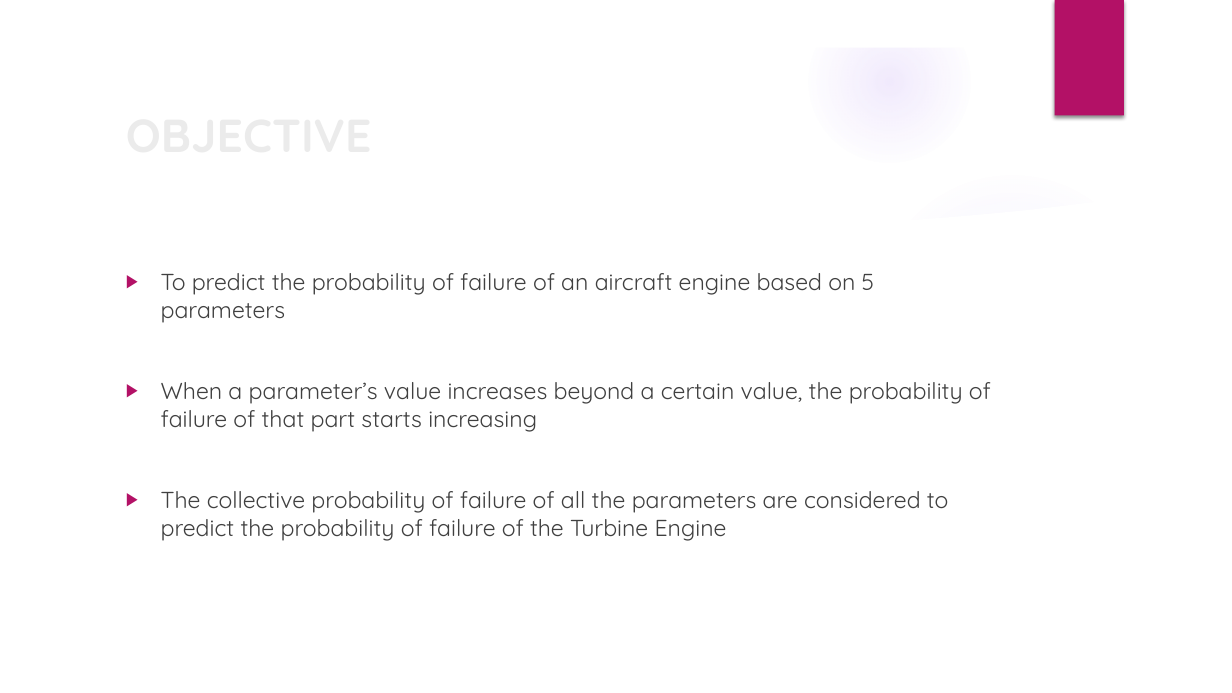
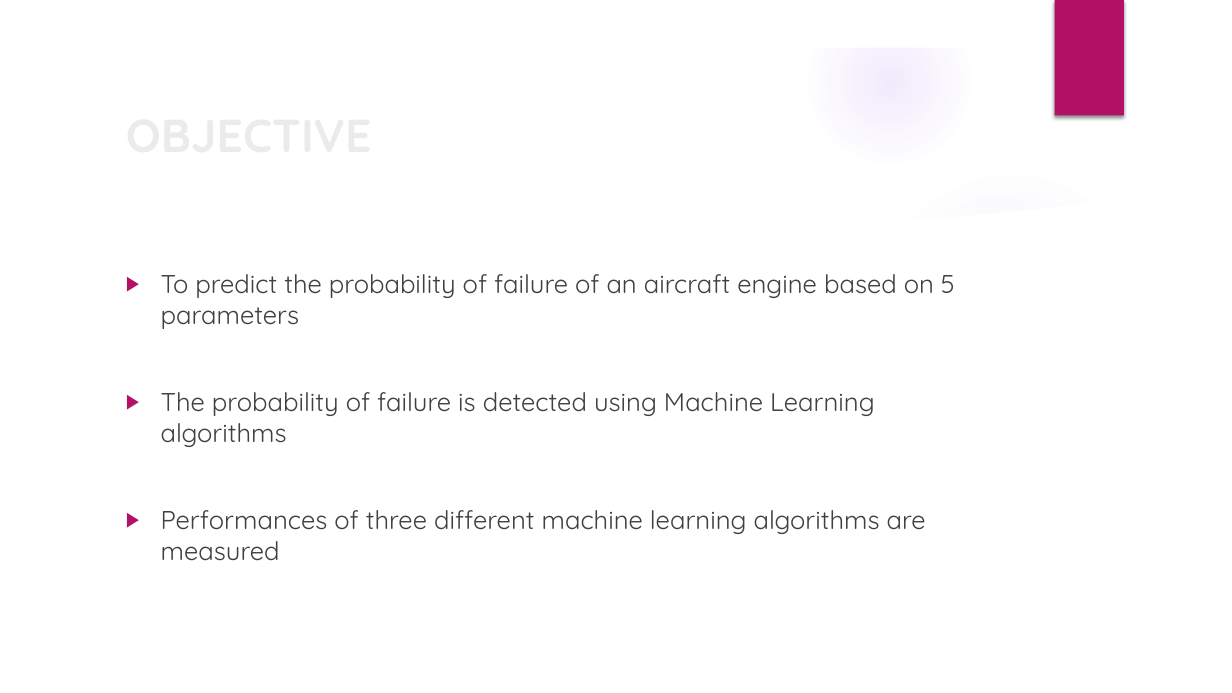
Before and after one commit to nsudhanva/ectm, a slide deck: slide 2 of docs/ectm_presentation.pptx. Drawn at 1232x693 pixels with LibreOffice and Linux fonts; fonts in the diff are those of the drawing; background and template pictures are left out. Boxes give left, top, right and bottom in pixels: in the first picture for what was removed or moved away, otherwise in the second. Text is boxed around its words. In the diff, an @@ line names an element or a change of style, - is before the commit and + after.

```diff
--- a/docs/ectm_presentation.pptx
+++ b/docs/ectm_presentation.pptx
@@ text at bbox=[161, 274, 955, 329]: size 18 to 20 pt in "To predict the probability of failure of ..." @@
@@ text at bbox=[161, 392, 926, 561]: text changed; size 18 to 20 pt @@
-▶ When a parameter’s value increases beyond a certain value, the probability of failure of that part starts increasing
-▶ The collective probability of failure of all the parameters are considered to predict the probability of failure of the Turbine Engine
+▶ The probability of failure is detected using Machine Learning algorithms
+▶ Performances of three different machine learning algorithms are measured
```
Also in this commit, not shown: 4 slides added, 11 other files.
